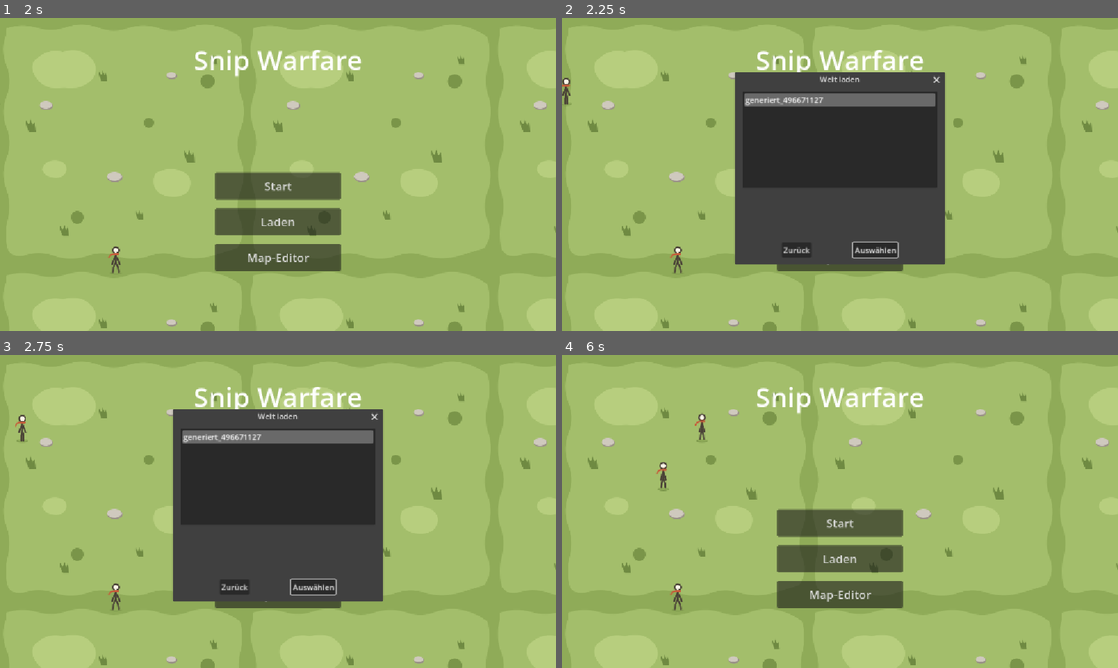
Above: before the commit, frames 1-4 (two rows, left to right).
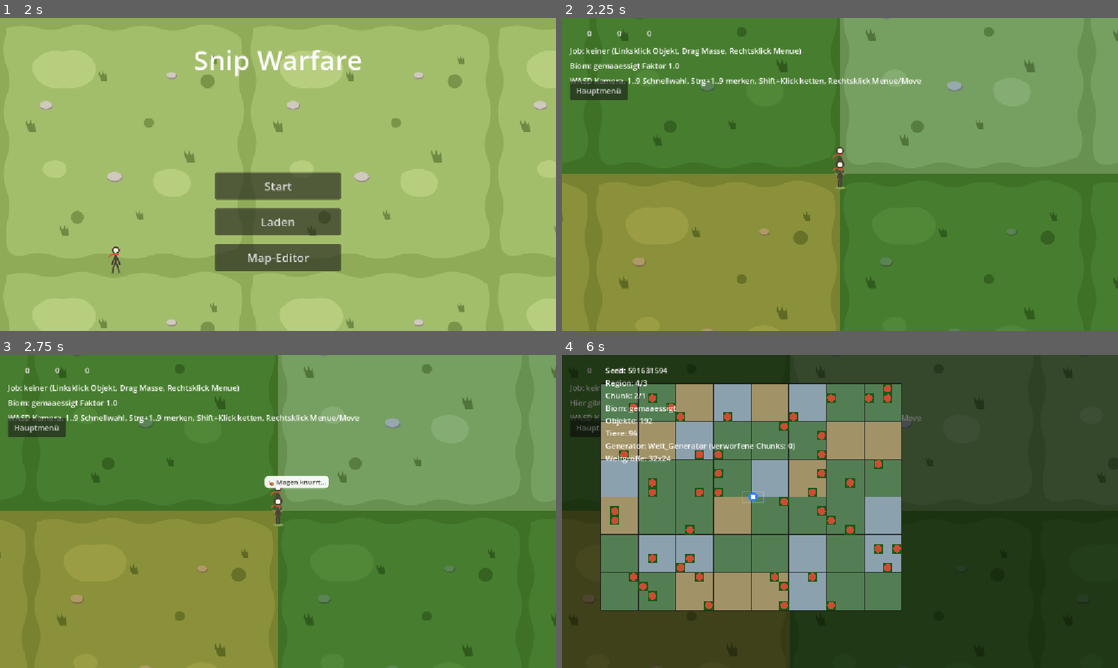
Above: after the commit, the same moments.

Repository: vannon091118/snip-warfare
Game: Godot game, scene res://ui/scenes/hauptmenue.tscn
Two runs of this game, one before a commit and one after it. Both use one fixed random seed, a clock stepped at 60 frames per second and the inputs below.
Inputs (mouse positions are in pixels of both pictures, inside the frame that each line leads up to):
- Up to frame 1 (2 s): click "Start" at 0.5 s; click "Hauptmenü" at 1.25 s
- Up to frame 2 (2.25 s): click "Start" at 2 s
- Up to frame 3 (2.75 s): no input
- Up to frame 4 (6 s): click (840, 558) at 2.75 s, where only the run before the commit has a clickable "Laden"; click (795, 586) at 3.5 s, where only the run before the commit has a clickable "Zurück"; click (840, 596) at 4.25 s, where only the run before the commit has a clickable "Map-Editor"; click (784, 586) at 5 s, where only the run before the commit has a clickable "Zurück"; tap Enter at 5.75 s; move the mouse to (962, 495) at 5.77 s; hold Right (ui_right) from 5.78 s (still down); tap M at 5.85 s; click (962, 495) at 5.92 s

Frame 1 is identical in both runs. In frame 2, 100% of the frame differs, in the area x 0-100%, y 0-100%; in frame 3, 100%; in frame 4, 100%.

Commit message:
1. Du verlangtest dass ein neues Spiel immer eine frisch generierte Welt baut statt stumm die alte Speicherwelt wiederzukäuen. 2. In ui/scenes/hauptmenue.gd wurde der Startknopf sauber vom Laden getrennt, damit ein Klick auf Start nun mit leerem Welt-Namen und frischem Seed direkt aus dem Generator würfelt und nur der Ladenknopf die Auswahl öffnet. 3. In world/logic/kategorie_welt/welt_ladevorgang.gd läuft weiter die Kette Speicher dann Generator dann Legacy, sodass neue Welten deterministisch aus ihrem Seed wachsen und alte Saves über die Eskalation erhalten bleiben. 4. Die Szene ui/scenes/hauptmenue.tscn blieb unverändert sichtbar und die Logs in tools/logs halten weiter nur den letzten Lauf. 5. Noch zu prüfen bleibt ob jeder Druck auf Start wirklich eine neue Insel malt und kein Schatten der alten Welt im Lager haften bleibt.

Diff:
--- a/ui/scenes/hauptmenue.gd
+++ b/ui/scenes/hauptmenue.gd
@@ -71,16 +71,13 @@
 			laeufer.position.x = GRENZE_RECHTS
 
 func _auf_start() -> void:
-	var speicher := Welt_Speicher.new()
-	if speicher.welt_namen().is_empty():
-		# Keine gespeicherte Welt: Start öffnet direkt die Prototyp-Karte.
-		WeltSitzung.welt_name = ""
-		WeltSitzung.kommt_vom_editor = false
-		get_tree().change_scene_to_file(SZENE_KARTE)
-	else:
-		# Vorhandene Welten: Start öffnet die Weltauswahl wie Laden.
-		_wechsle_zu(Ui_MenueZustaende.Zustand.WELT_AUSWAHL_LADEN)
-		_dialog_laden.popup_centered()
+	# Neues Spiel heißt immer neue Welt: Unabhängig von gespeicherten
+	# Welten wird frisch aus dem Generator mit zufälligem Seed erzeugt.
+	# Laden bleibt ausschließlich dem Laden-Knopf vorbehalten.
+	WeltSitzung.welt_name = ""
+	WeltSitzung.seed_wunsch = 0
+	WeltSitzung.kommt_vom_editor = false
+	get_tree().change_scene_to_file(SZENE_KARTE)
 
 func _auf_laden() -> void:
 	_wechsle_zu(Ui_MenueZustaende.Zustand.WELT_AUSWAHL_LADEN)
Not shown, changed: shinon/commit_msg.txt
